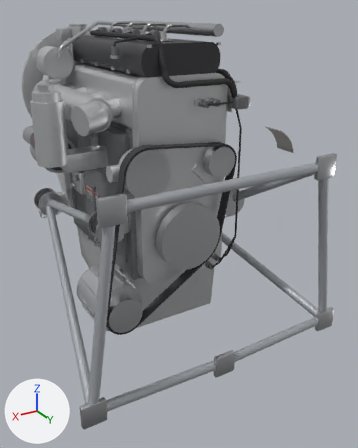
A saved change to the glTF model models/da40/da40-engine.glb.
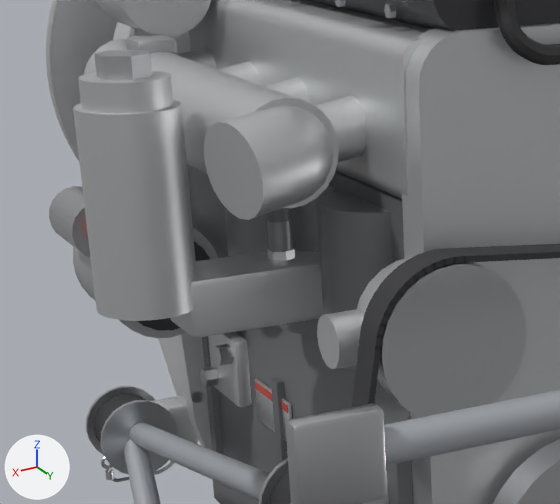
The first picture shows the older version from a camera (50 mm lens) standing at (0.531, -0.509, 1.536) and looking at (-0.087, -1.539, 1.021). The close-ups show the older and then the newer version on the part from 2% to 51% of the width and 15% to 50% of the height of that picture. Only the edits that show in the close-ups are written down. Arrows for +X, +Y and +Z are at lower left; the lights stay in place. Where no turn or scale is listed for an object, it has been applied to the vertices.

Objects in the first close-up: 'AE300 cylinder block', 'AE300 cylinder head', 'AE300 cylinder head cover', 'AE300 intake manifold', 'AE300 timing chain cover', 'Coolant pump', 'Engine mounting frame', 'Engine oil filter housing', 'Engine vibration isolators', 'Poly-V accessory belt', 'Spinner bulkhead', 'Starter motor' and 9 more.
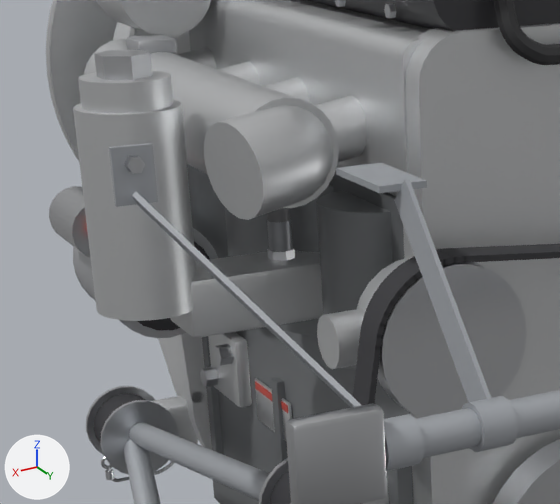
Where the change shows, as pixel boxes [x1, y1, x2, y2] in the close-ups (560 x 504 px):
'Engine mount welded brackets', added
    after: [108, 143, 518, 471]
    faces in mat_ae300_engine_mount__steel_tube__painted (grey #adb1b6): [108, 143, 518, 471]
    faces in mat_ae300_steel (light grey #cbcdd0): [124, 155, 145, 174]

The change, as a list of edits to the scene's bpy script:
```text
Add me_engine_mount_welded_brackets:
    me_engine_mount_welded_brackets.from_pydata(...)  # 796 vertices, 1508 faces; spans x -0.301..0.301, y -0.245..0.245, z -0.316..0.316
    # faces by material slot: [1088, 420]
    me_engine_mount_welded_brackets.materials.append(mat_ae300_engine_mount__steel_tube__painted)  # grey #adb1b6
    me_engine_mount_welded_brackets.materials.append(mat_ae300_steel)  # light grey #cbcdd0
Add ob_engine_mount_welded_brackets:
    ob_engine_mount_welded_brackets = bpy.data.objects.new('Engine mount welded brackets', me_engine_mount_welded_brackets)
    ob_engine_mount_welded_brackets.location = (0.002, -1.442, 1.065)
```
